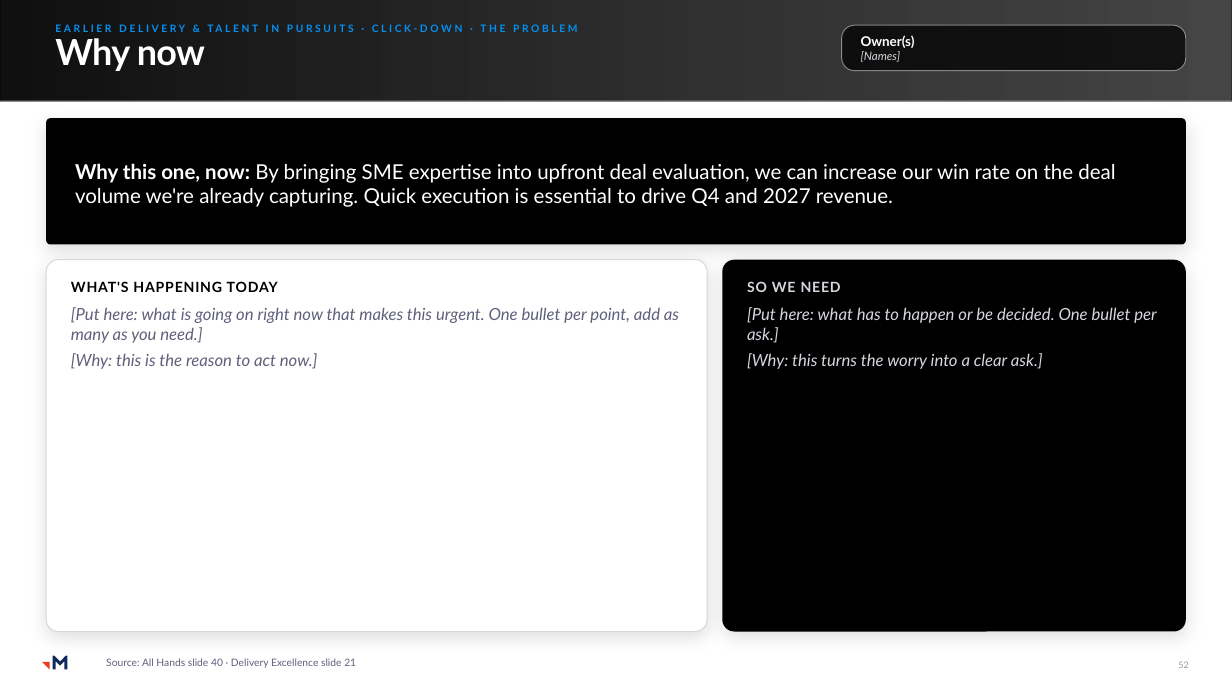
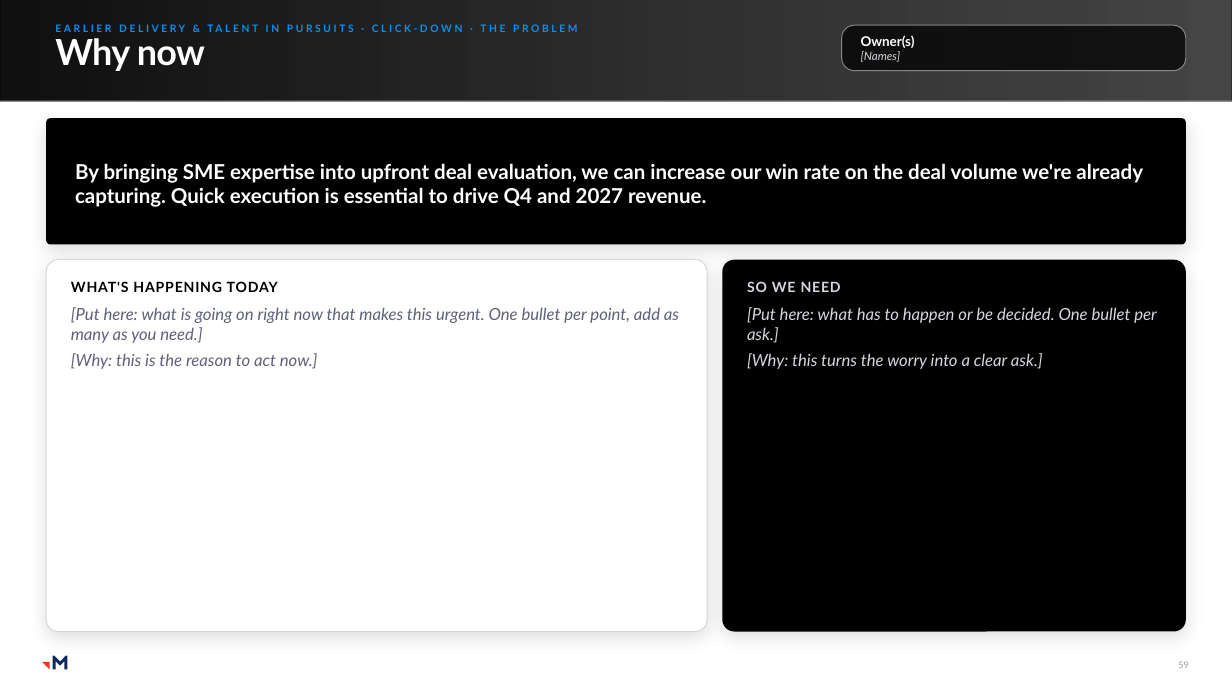
Before and after one commit to RachelHarrisMerkle/BasicMerkle, a slide deck: slide 59 of Priorities_Master.pptx (slide 52 before the commit). Drawn at 1232x693 pixels with LibreOffice and Linux fonts; fonts in the diff are those of the drawing; grey boxes stand for pictures. Boxes give left, top, right and bottom in pixels: in the first picture for what was removed or moved away, otherwise in the second. Text is boxed around its words. In the diff, an @@ line names an element or a change of style, - is before the commit and + after.

```diff
--- a/Priorities_Master.pptx
+++ b/Priorities_Master.pptx
@@ text in rounded rectangle at (75, 163, 1143, 207): text changed; bold on @@
-Why this one, now: By bringing SME expertise into upfront deal evaluation, we can increase our win rate on the deal volume we're already capturing. Quick execution is essential to drive Q4 and 2027 revenue.
+By bringing SME expertise into upfront deal evaluation, we can increase our win rate on the deal volume we're already capturing. Quick execution is essential to drive Q4 and 2027 revenue.
@@ text removed at (106, 658, 356, 668) @@
-Source: All Hands slide 40 · Delivery Excellence slide 21
```
Also in this commit, not shown: 36 other slides changed, 8 slides added, 1 other file.
